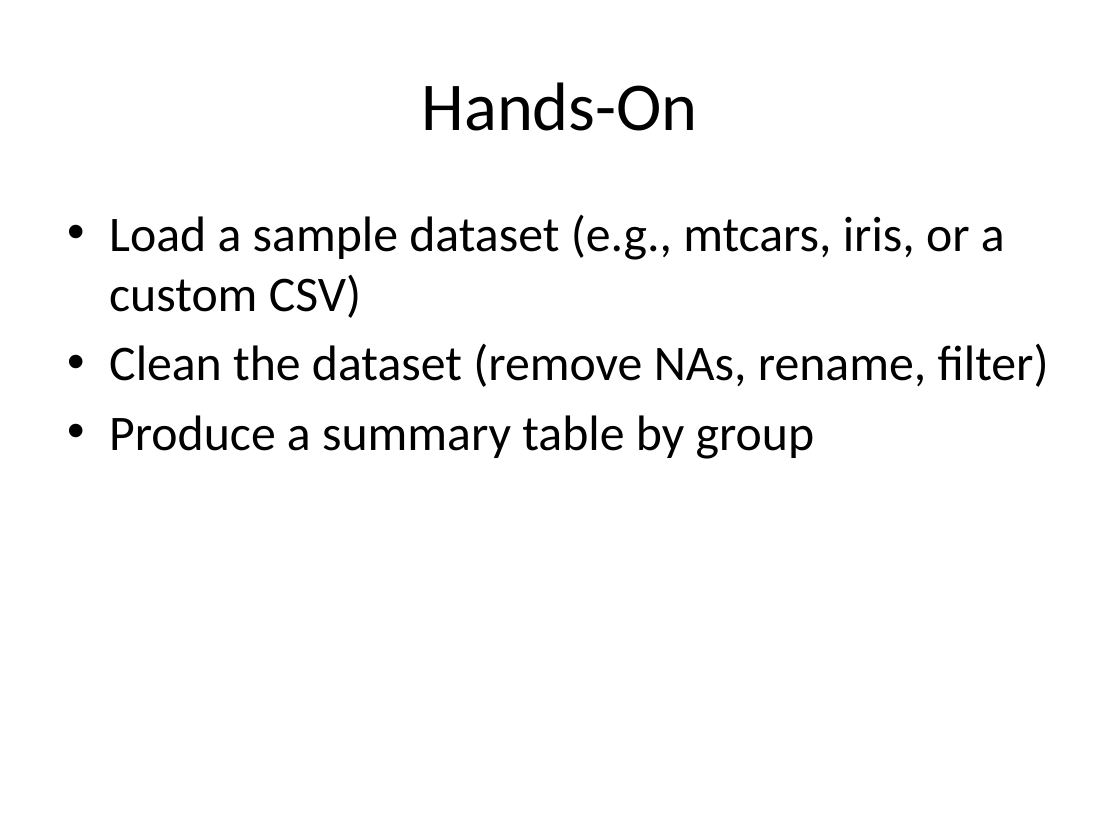
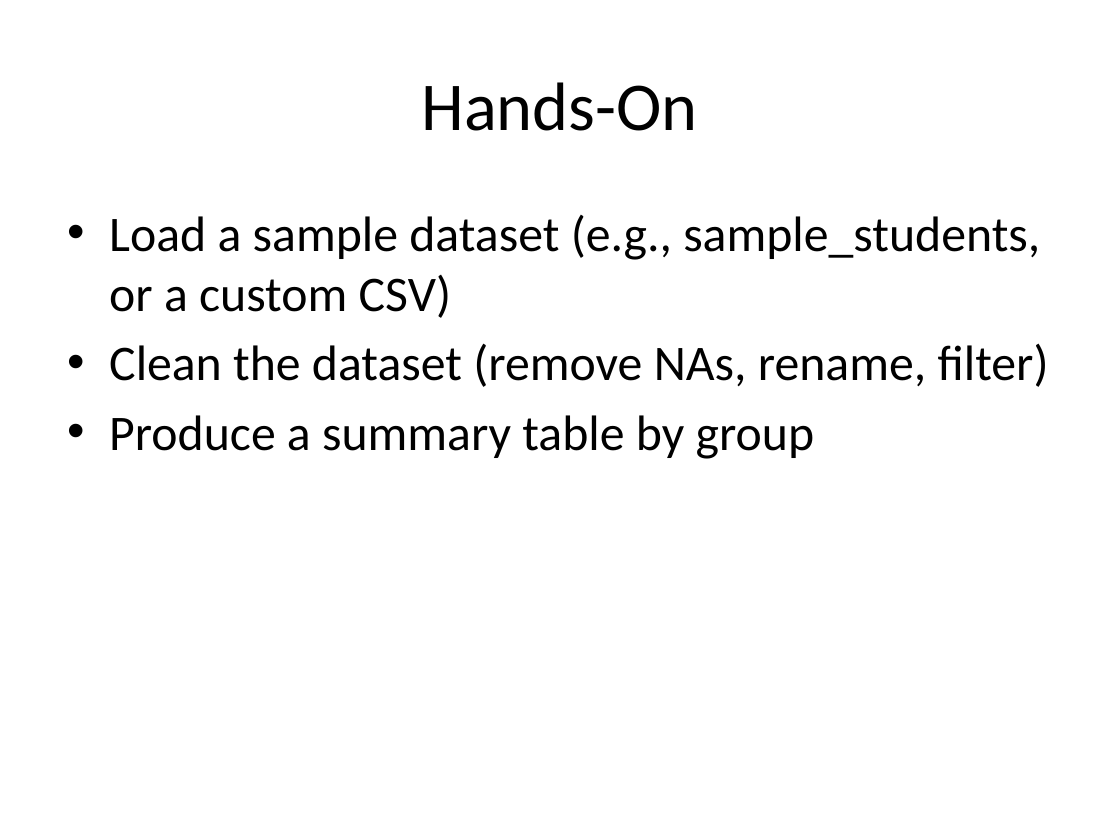
Before and after one commit to lacksinho/r-training-intro-visualization, a slide deck: slide 19 of R_Training_Module_1_2.pptx. Drawn at 1120x840 pixels with LibreOffice and Linux fonts; fonts in the diff are those of the drawing. Boxes give left, top, right and bottom in pixels: in the first picture for what was removed or moved away, otherwise in the second. Text is boxed around its words. In the diff, an @@ line names an element or a change of style, - is before the commit and + after.

```diff
--- a/R_Training_Module_1_2.pptx
+++ b/R_Training_Module_1_2.pptx
@@ text at [109, 215, 1040, 318]: text changed @@
-• Load a sample dataset (e.g., mtcars, iris, or a custom CSV)
+• Load a sample dataset (e.g., sample_students, or a custom CSV)
```
Also in this commit, not shown: 5 other files.
